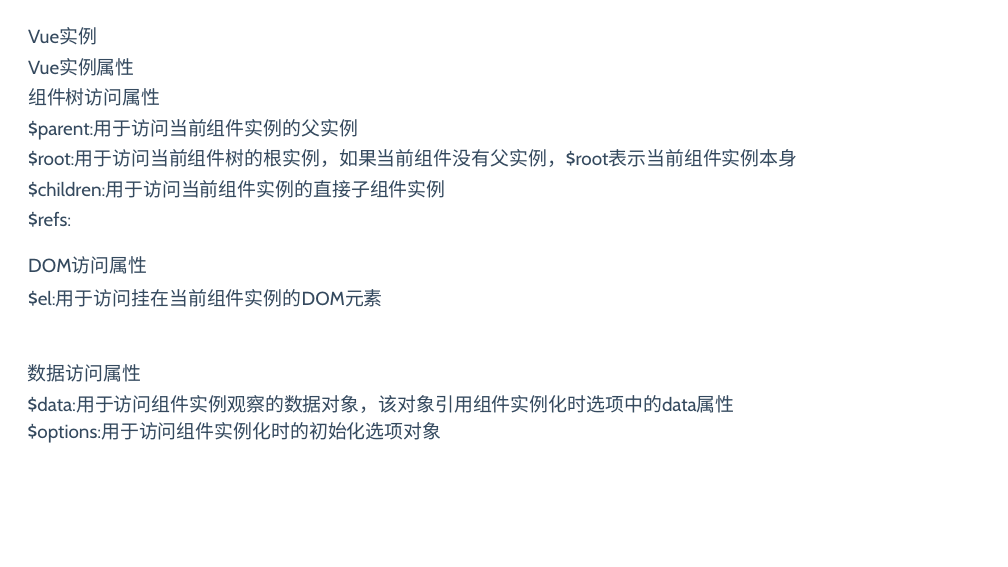
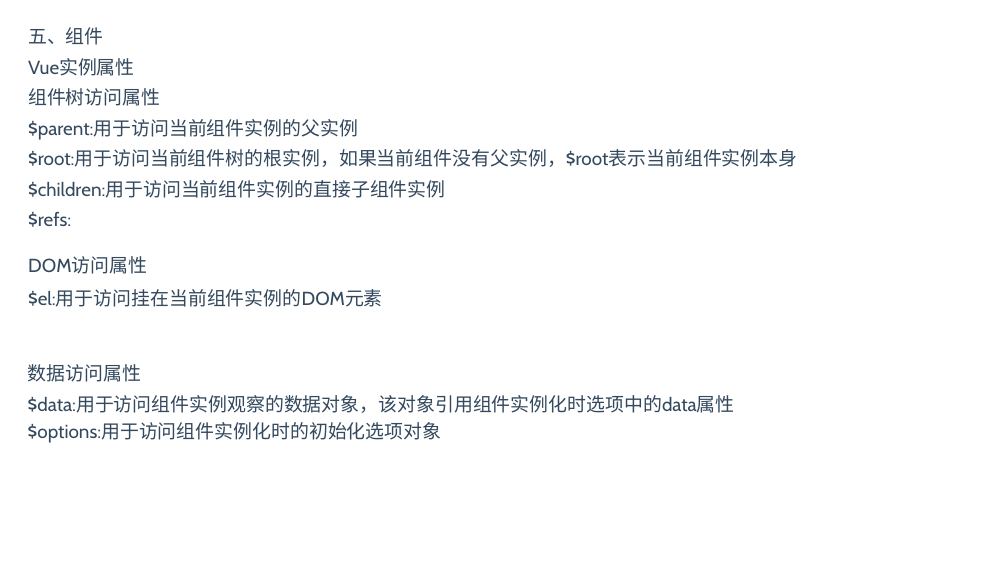
Before and after one commit to BinMarshall/studing, a slide deck: slide 25 of Vue/vue.pptx. Drawn at 1008x567 pixels with LibreOffice and Linux fonts; fonts in the diff are those of the drawing. Boxes give left, top, right and bottom in pixels: in the first picture for what was removed or moved away, otherwise in the second. Text is boxed around its words. In the diff, an @@ line names an element or a change of style, - is before the commit and + after.

```diff
--- a/Vue/vue.pptx
+++ b/Vue/vue.pptx
@@ text at (28, 27, 104, 45): text changed @@
-Vue实例
+五、组件
```
Also in this commit, not shown: 1 other slide changed, 6 slides added, 2 slides removed, 1 other file.
